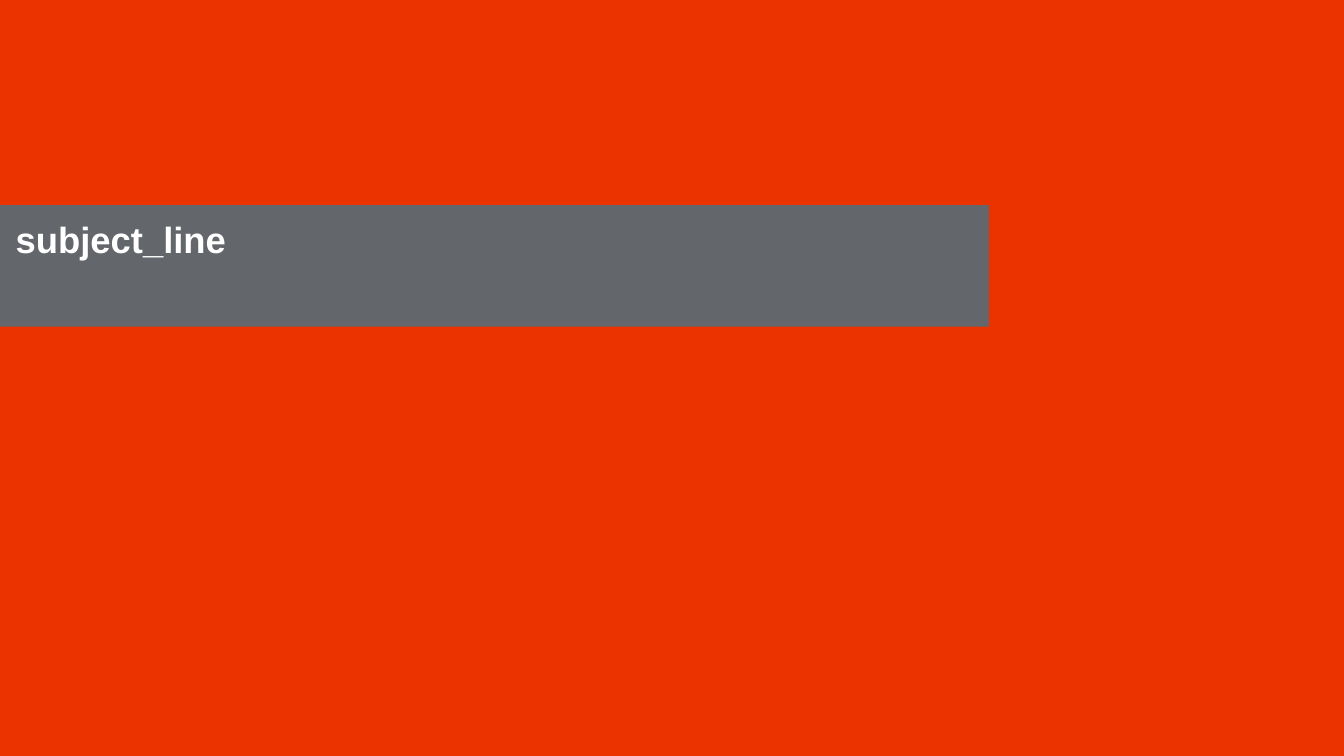
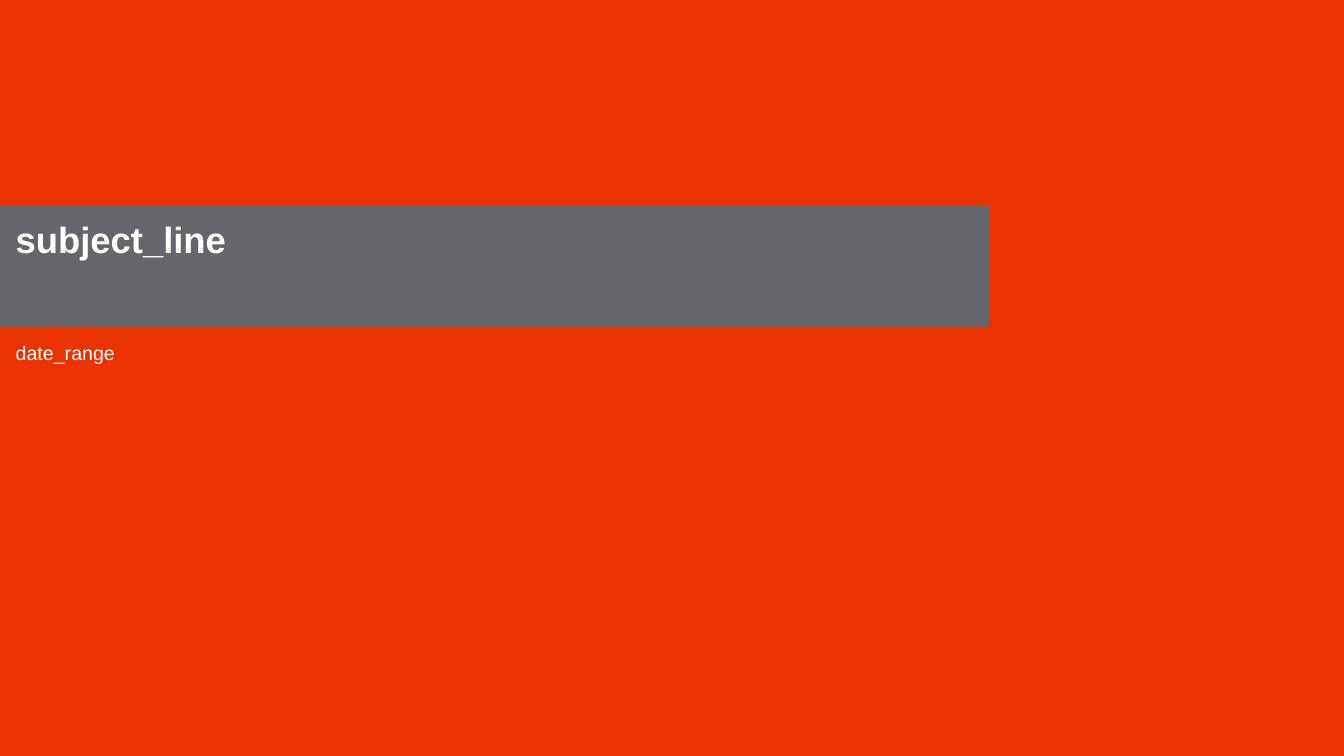
Before and after one commit to xpistos90210/templates, a slide deck: slide 1 of Linkedin_Master_Template.pptx. Drawn at 1344x756 pixels with LibreOffice and Linux fonts; fonts in the diff are those of the drawing. Boxes give left, top, right and bottom in pixels: in the first picture for what was removed or moved away, otherwise in the second. Text is boxed around its words. In the diff, an @@ line names an element or a change of style, - is before the commit and + after.

```diff
--- a/Linkedin_Master_Template.pptx
+++ b/Linkedin_Master_Template.pptx
@@ text added at (16, 345, 115, 364), 14 pt, text #FFFFFF @@
+date_range
```
